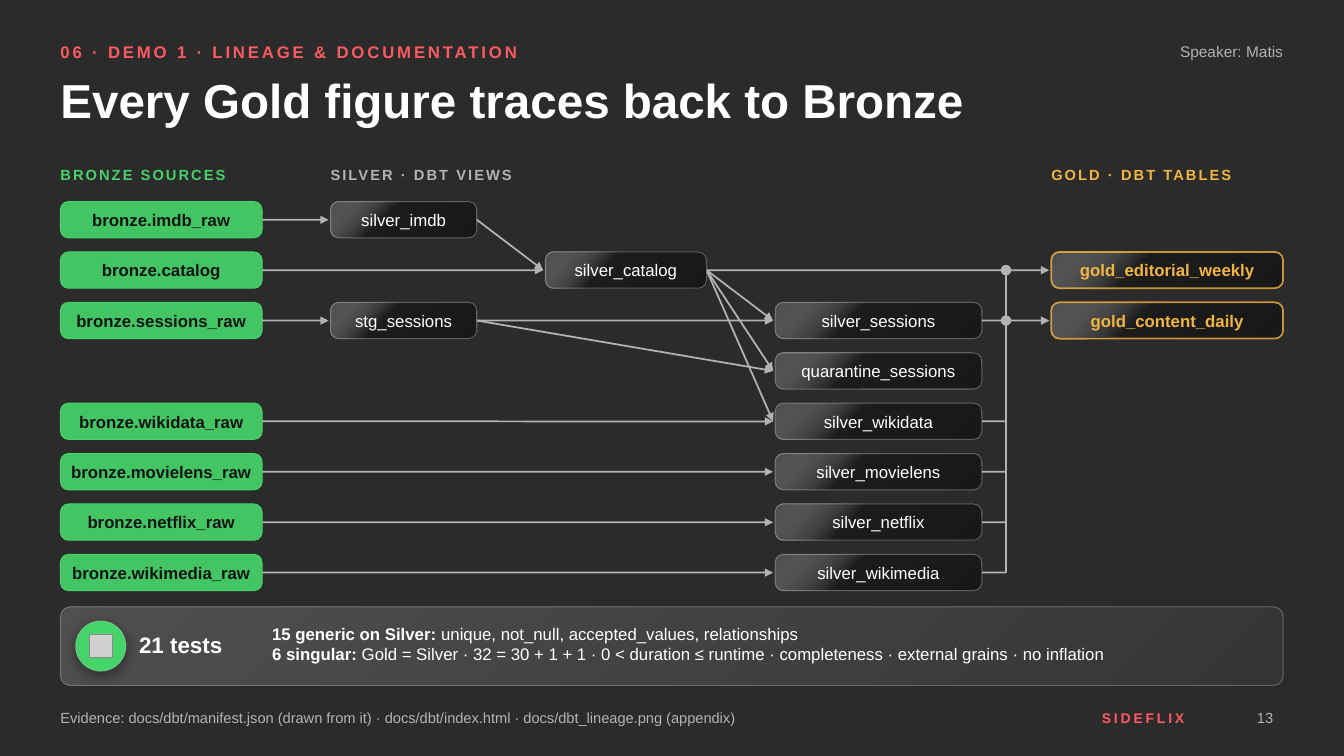
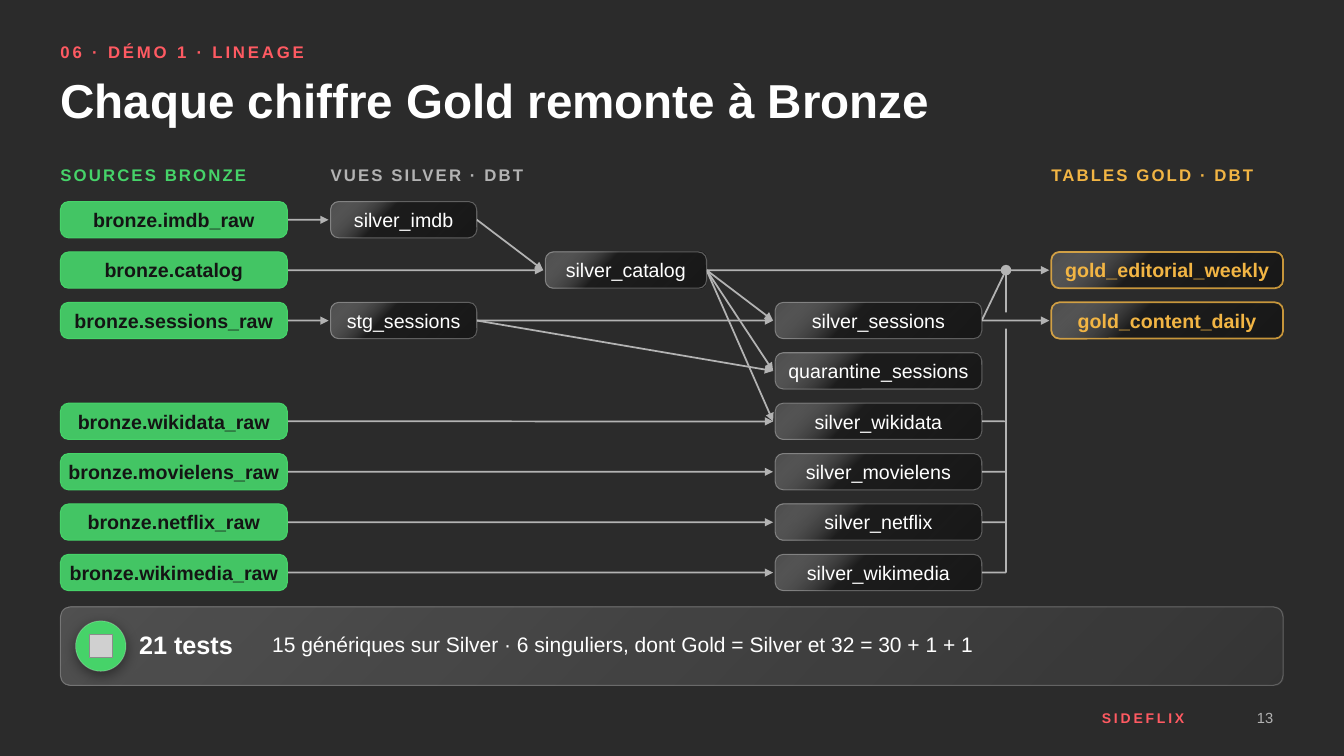
Before and after one commit to CLDprog/SideFlix-Project, a slide deck: slide 13 of deliverables/Sideflix_Oral_Defense.pptx. Drawn at 1344x756 pixels with LibreOffice and Linux fonts; fonts in the diff are those of the drawing; grey boxes stand for pictures; background and template pictures are left out; a plain dark background stands for a picture behind light text. Boxes give left, top, right and bottom in pixels: in the first picture for what was removed or moved away, otherwise in the second. Text is boxed around its words. In the diff, an @@ line names an element or a change of style, - is before the commit and + after.

```diff
--- a/deliverables/Sideflix_Oral_Defense.pptx
+++ b/deliverables/Sideflix_Oral_Defense.pptx
@@ text removed at <box>1180,46,1283,60</box> @@
-Speaker: Matis
@@ title at <box>60,83,929,127</box>: text changed @@
-Every Gold figure traces back to Bronze
+Chaque chiffre Gold remonte à Bronze
@@ text at <box>60,169,246,181</box>: text changed; size 10.5 to 12 pt @@
-BRONZE SOURCES
+SOURCES BRONZE
@@ text at <box>331,161,734,188</box>: text changed; size 10.5 to 12 pt @@
-SILVER · DBT VIEWS
+VUES SILVER · DBT
@@ text at <box>1052,161,1284,188</box>: text changed; size 10.5 to 12 pt @@
-GOLD · DBT TABLES
+TABLES GOLD · DBT
@@ rounded rectangle: place and size @@
-rounded rectangle at <box>60,202,262,238</box>
+rounded rectangle at <box>60,202,287,238</box>
@@ arrow moved from (262, 220) - (329, 220) to (287, 220) - (329, 220) @@
@@ rounded rectangle: place and size @@
-rounded rectangle at <box>60,252,262,288</box>
+rounded rectangle at <box>60,252,287,288</box>
@@ arrow moved from (262, 270) - (543, 270) to (287, 270) - (543, 270) @@
@@ line added from (982, 321) to (1006, 270), #B3B3B3 1.25 pt @@
@@ line added from (1006, 270) to (1006, 313), #B3B3B3 1.25 pt @@
@@ rounded rectangle: place and size @@
-rounded rectangle at <box>60,302,262,339</box>
+rounded rectangle at <box>60,302,287,339</box>
@@ arrow moved from (262, 321) - (329, 321) to (287, 321) - (329, 321) @@
@@ ellipse removed at <box>1002,316,1011,325</box> @@
@@ line moved from (1006, 270) - (1006, 573) to (1006, 329) - (1006, 573) @@
@@ rounded rectangle: place and size @@
-rounded rectangle at <box>60,403,262,440</box>
+rounded rectangle at <box>60,403,287,440</box>
@@ arrow moved from (262, 421) - (773, 421) to (287, 421) - (773, 421) @@
@@ rounded rectangle: place and size @@
-rounded rectangle at <box>60,454,262,490</box>
+rounded rectangle at <box>60,454,287,490</box>
@@ arrow moved from (262, 472) - (773, 472) to (287, 472) - (773, 472) @@
@@ rounded rectangle: place and size @@
-rounded rectangle at <box>60,504,262,540</box>
+rounded rectangle at <box>60,504,287,540</box>
@@ arrow moved from (262, 522) - (773, 522) to (287, 522) - (773, 522) @@
@@ size 12 to 14 pt in 18 elements at <box>566,262,686,281</box>, <box>806,464,951,483</box>, <box>824,514,932,533</box>, <box>354,212,453,231</box>, <box>347,313,460,332</box>, <box>807,565,950,584</box>, <box>788,364,968,383</box>, <box>812,313,945,332</box>, <box>815,413,943,433</box>, <box>1078,313,1257,333</box>, <box>1065,262,1269,282</box>, <box>105,263,243,281</box>, <box>74,314,272,331</box>, <box>93,213,254,230</box>, <box>68,465,278,482</box>, <box>88,515,260,532</box>, <box>78,415,270,432</box>, <box>70,566,278,583</box> @@
@@ rounded rectangle: place and size @@
-rounded rectangle at <box>60,555,262,591</box>
+rounded rectangle at <box>60,555,287,591</box>
@@ arrow moved from (262, 573) - (773, 573) to (287, 573) - (773, 573) @@
@@ text "21 tests" at <box>139,636,233,655</box>: size 16 to 18 pt @@
@@ text at <box>272,636,973,657</box>: text changed; size 12 to 15 pt @@
-15 generic on Silver: unique, not_null, accepted_values, relationships
-6 singular: Gold = Silver · 32 = 30 + 1 + 1 · 0 < duration ≤ runtime · completeness · external grains · no inflation
+15 génériques sur Silver · 6 singuliers, dont Gold = Silver et 32 = 30 + 1 + 1
@@ text removed at <box>60,712,735,726</box> @@
-Evidence: docs/dbt/manifest.json (drawn from it) · docs/dbt/index.html · docs/dbt_lineage.png (appendix)
```
Also in this commit, not shown: 18 slides added, 17 slides removed, 4 other files.
